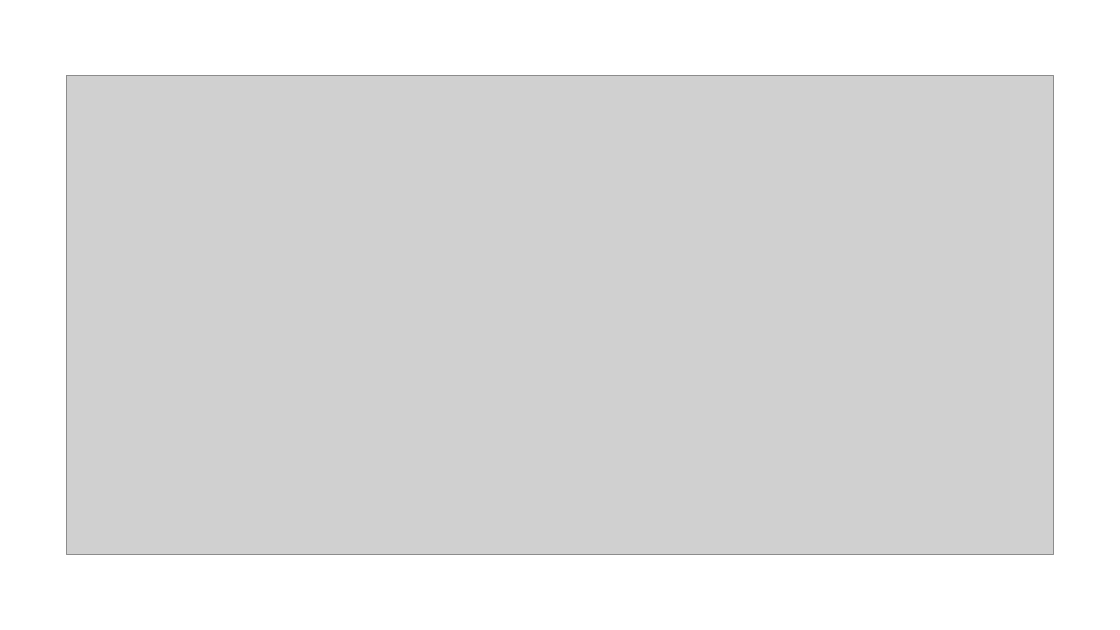
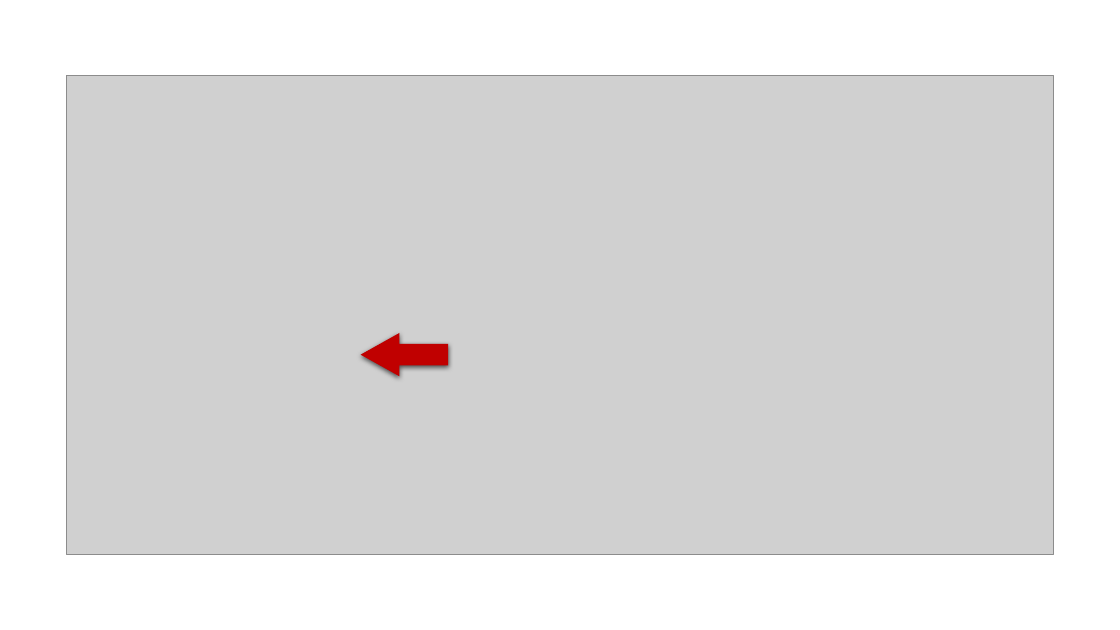
Before and after one commit to ugreg/connected-field-service, a slide deck: slide 12 of imgs/src/step-by-step-imgs.pptx. Drawn at 1120x630 pixels with LibreOffice and Linux fonts; fonts in the diff are those of the drawing; grey boxes stand for pictures. Boxes give left, top, right and bottom in pixels: in the first picture for what was removed or moved away, otherwise in the second. Text is boxed around its words. In the diff, an @@ line names an element or a change of style, - is before the commit and + after.

```diff
--- a/imgs/src/step-by-step-imgs.pptx
+++ b/imgs/src/step-by-step-imgs.pptx
@@ up arrow added at (361,333,449,376), fill #C00000 @@
```
Also in this commit, not shown: 1 other slide changed, 3 slides added, 3 slides removed, 5 other files.
